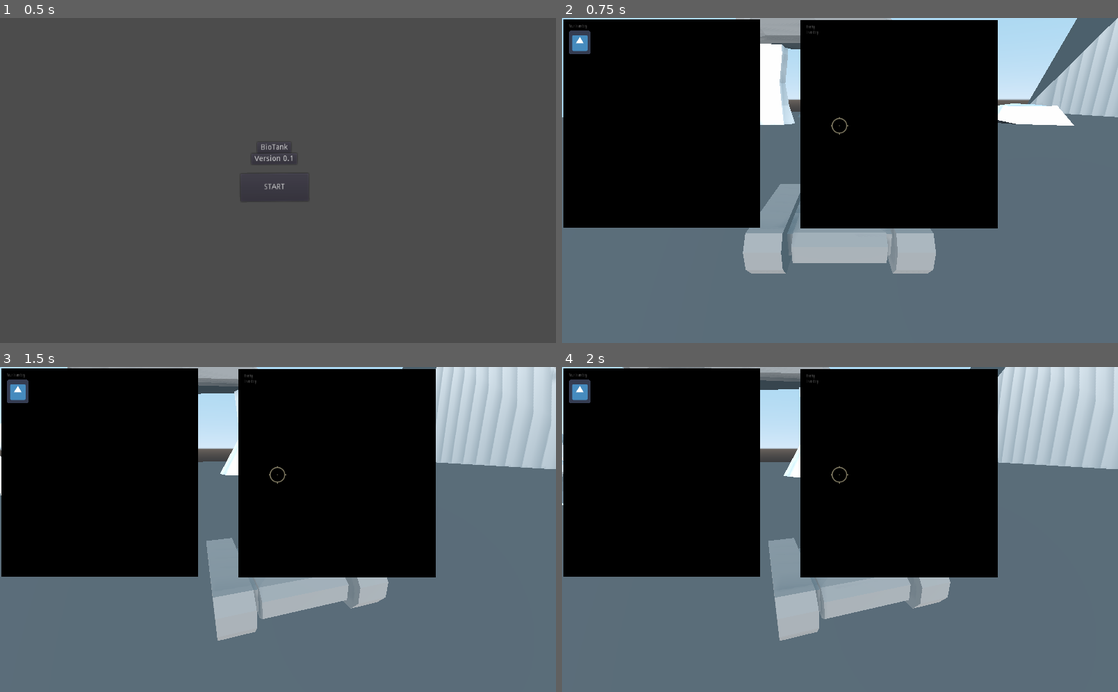
Above: before the commit, frames 1-4 (two rows, left to right).
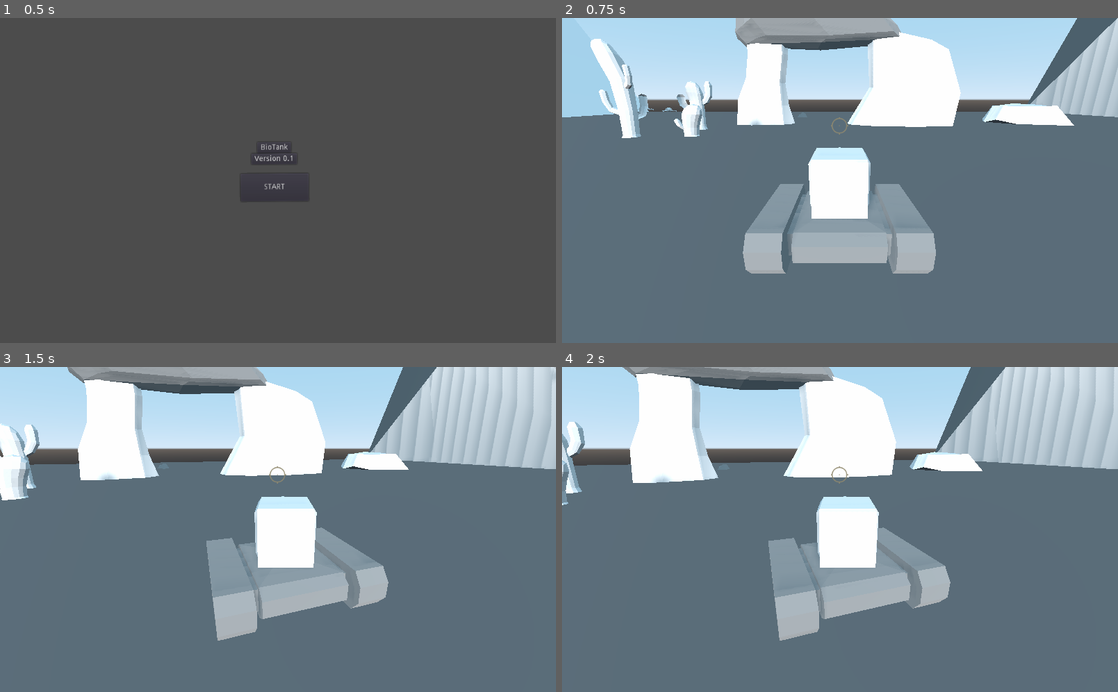
Above: after the commit, the same moments.

Repository: HelmetBugg/BioTank
Game: Godot game, scene res://Title.tscn
The game is run twice, just before and just after one commit, with the same random seed, the same clock (stepped at 60 frames per second) and the same inputs. The engine's default icon, where the game draws it, is replaced by a stand-in: a white triangle on a blue panel in a dark square.
Inputs (mouse positions are in pixels of both pictures, inside the frame that each line leads up to):
- Up to frame 1 (0.5 s): no input
- Up to frame 2 (0.75 s): click "START" at 0.5 s
- Up to frame 3 (1.5 s): tap Enter at 1.25 s; move the mouse to (305, 529) at 1.27 s; press the mouse at (305, 529) at 1.28 s; hold W (forward) from 1.28 s (still down)
- Up to frame 4 (2 s): keep holding W (forward)

Frame 1 is identical in both runs. In frame 2, 45% of the frame differs, in the area x 0-79%, y 0-65%; in frame 3, 45%; in frame 4, 45%.

Commit message:
patching collisions and visibility.

Diff:
--- a/Player.tscn
+++ b/Player.tscn
@@ -18,10 +18,10 @@
 extents = Vector2( 57.5865, 32.4211 )
 
 [sub_resource type="RectangleShape2D" id=7]
-extents = Vector2( 508.447, 283.684 )
+extents = Vector2( 512.661, 289.579 )
 
 [sub_resource type="RectangleShape2D" id=6]
-extents = Vector2( 508.447, 289.948 )
+extents = Vector2( 518.279, 289.948 )
 
 [sub_resource type="SphereShape" id=4]
 radius = 1.76976
@@ -71,6 +71,7 @@
 texture = ExtResource( 2 )
 
 [node name="InventoryContainer" type="CenterContainer" parent="."]
+visible = false
 margin_right = 1026.0
 margin_bottom = 604.0
 
@@ -103,7 +104,6 @@
 
 [node name="CollisionShape2D2" type="CollisionShape2D" parent="InventoryContainer/PlayerGrid/PlayerInventory/ItemBody"]
 position = Vector2( 0, -4.57764e-05 )
-scale = Vector2( 1, 1 )
 shape = SubResource( 5 )
 
 [node name="InventoryItem" type="Sprite" parent="InventoryContainer/PlayerGrid/PlayerInventory/ItemBody"]
@@ -113,11 +113,12 @@
 [node name="PlayerInventoryArea" type="Area2D" parent="InventoryContainer/PlayerGrid/PlayerInventory"]
 
 [node name="CollisionShape2D" type="CollisionShape2D" parent="InventoryContainer/PlayerGrid/PlayerInventory/PlayerInventoryArea"]
-position = Vector2( 1.05347, 4.23682 )
+position = Vector2( 5.26703, -1.65817 )
 scale = Vector2( 1, 1 )
 shape = SubResource( 7 )
 
 [node name="EnemyGrid" type="GridContainer" parent="InventoryContainer"]
+visible = false
 margin_left = 513.0
 margin_top = 302.0
 margin_right = 513.0
@@ -142,7 +143,7 @@
 position = Vector2( -778.121, -116.421 )
 
 [node name="CollisionShape2D" type="CollisionShape2D" parent="InventoryContainer/EnemyGrid/EnemyInventory/InventoryArea"]
-position = Vector2( 786.548, 117.526 )
+position = Vector2( 776.716, 117.526 )
 scale = Vector2( 1, 1 )
 shape = SubResource( 6 )
 
